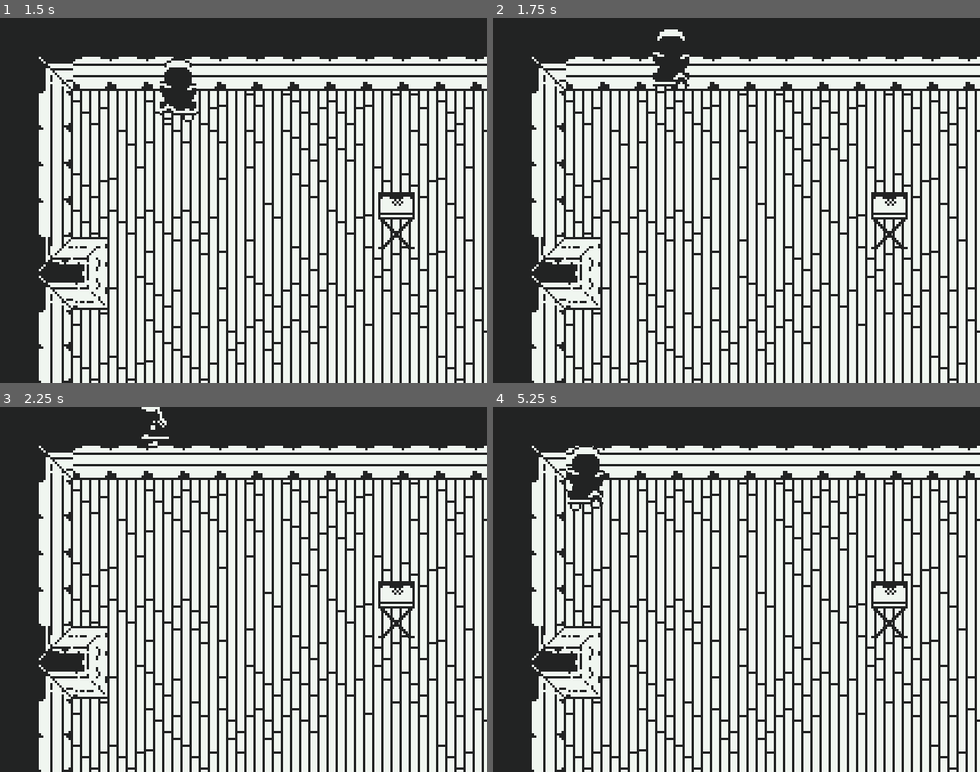
Above: before the commit, frames 1-4 (two rows, left to right).
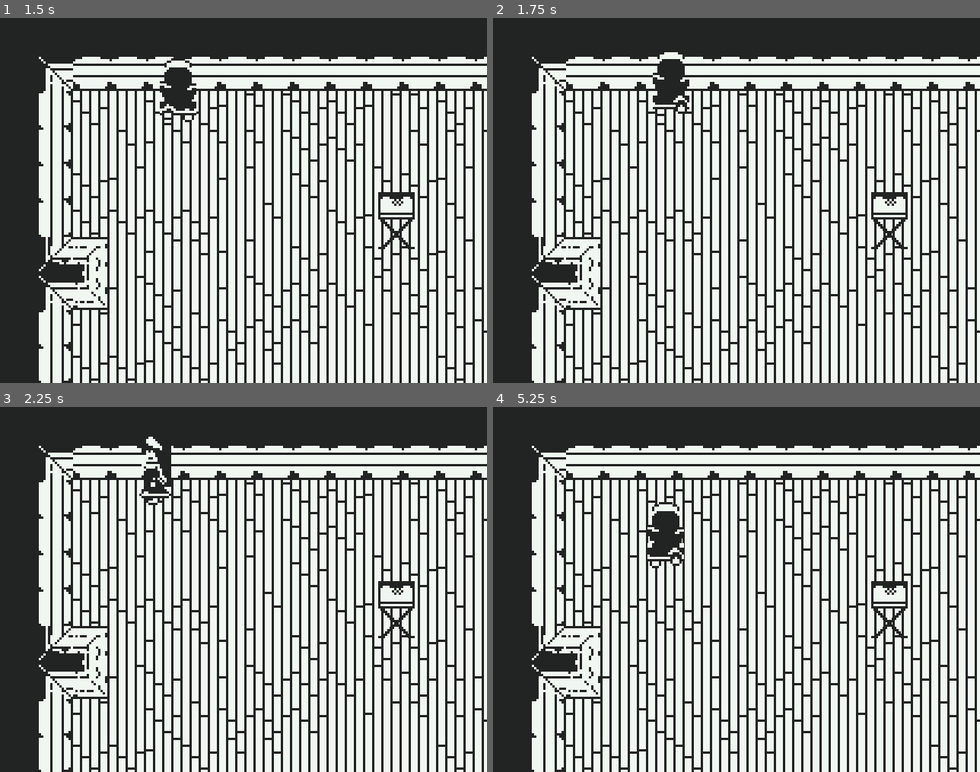
Above: after the commit, the same moments.

Repository: Minenik2/pirates17one
Game: Godot game, scene res://levels/test.tscn
Same seed, same stepped clock (60 frames per second), same inputs: the game is played once before the commit and once after it.
Inputs:
- Up to frame 1 (1.5 s): tap Enter at 0.5 s; hold W (up) from 0.53 s (still down)
- Up to frame 2 (1.75 s): keep holding W (up)
- Up to frame 3 (2.25 s): release W (up) at 2.03 s; hold A (left) from 2.03 s (still down)
- Up to frame 4 (5.25 s): release A (left) at 3.53 s; hold S (down) 3.53-4.28 s; hold D (right) 4.28-5.03 s; hold W (up) from 5.03 s (still down)

Frame 1 is identical in both runs. In frame 2, 0.6% of the frame differs, in the area x 32-41%, y 3-27%; in frame 3, 0.7%; in frame 4, 1.4%, in the area x 15-40%, y 10-45%.

Commit message:
added collision to wall

Diff:
--- a/levels/test.tscn
+++ b/levels/test.tscn
@@ -11,17 +11,29 @@
 0:1/0 = 0
 1:1/0 = 0
 2:0/0 = 0
+2:0/0/physics_layer_0/polygon_0/points = PackedVector2Array(-8, -8, 8, -8, 8, 8, -8, 8)
 3:0/0 = 0
+3:0/0/physics_layer_0/polygon_0/points = PackedVector2Array(-8, -8, 8, -8, 8, 8, -8, 8)
 3:1/0 = 0
+3:1/0/physics_layer_0/polygon_0/points = PackedVector2Array(-8, -8, 8, -8, 8, 8, -8, 8)
 4:1/0 = 0
+4:1/0/physics_layer_0/polygon_0/points = PackedVector2Array(-8, -8, 8, -8, 8, 8, -8, 8)
 5:1/0 = 0
+5:1/0/physics_layer_0/polygon_0/points = PackedVector2Array(-8, -8, 8, -8, 8, 8, -8, 8)
 6:1/0 = 0
+6:1/0/physics_layer_0/polygon_0/points = PackedVector2Array(-8, -8, 8, -8, 8, 8, -8, 8)
 6:0/0 = 0
+6:0/0/physics_layer_0/polygon_0/points = PackedVector2Array(-8, -8, 8, -8, 8, 8, -8, 8)
 5:0/0 = 0
+5:0/0/physics_layer_0/polygon_0/points = PackedVector2Array(-8, -8, 8, -8, 8, 8, -8, 8)
 4:0/0 = 0
+4:0/0/physics_layer_0/polygon_0/points = PackedVector2Array(-8, -8, 8, -8, 8, 8, -8, 8)
 2:1/0 = 0
+2:1/0/physics_layer_0/polygon_0/points = PackedVector2Array(-8, -8, 8, -8, 8, 8, -8, 8)
 7:0/0 = 0
+7:0/0/physics_layer_0/polygon_0/points = PackedVector2Array(-8, -8, 8, -8, 8, 8, -8, 8)
 7:1/0 = 0
+7:1/0/physics_layer_0/polygon_0/points = PackedVector2Array(-8, -8, 8, -8, 8, 8, -8, 8)
 
 [sub_resource type="TileSet" id="TileSet_ykrsh"]
 physics_layer_0/collision_layer = 1
